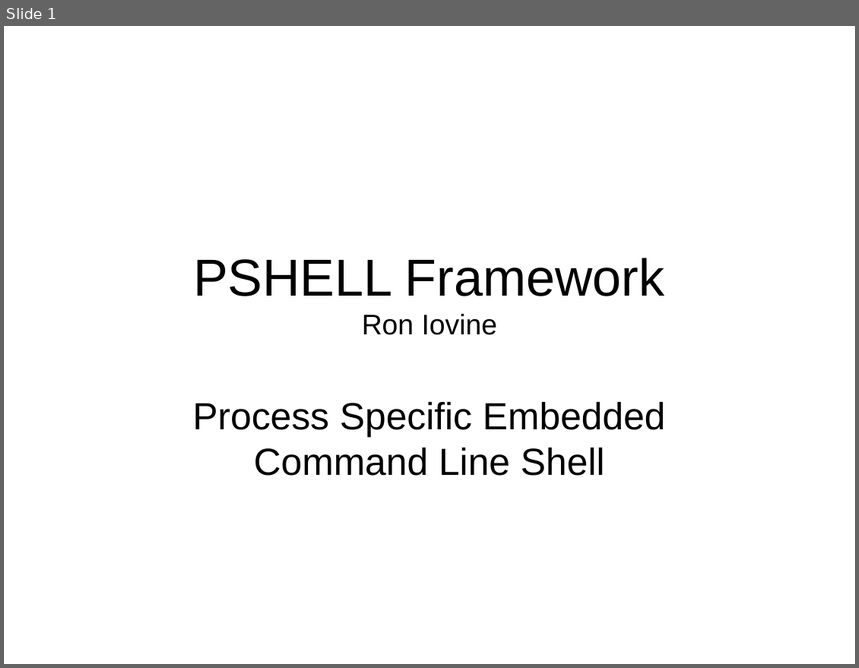
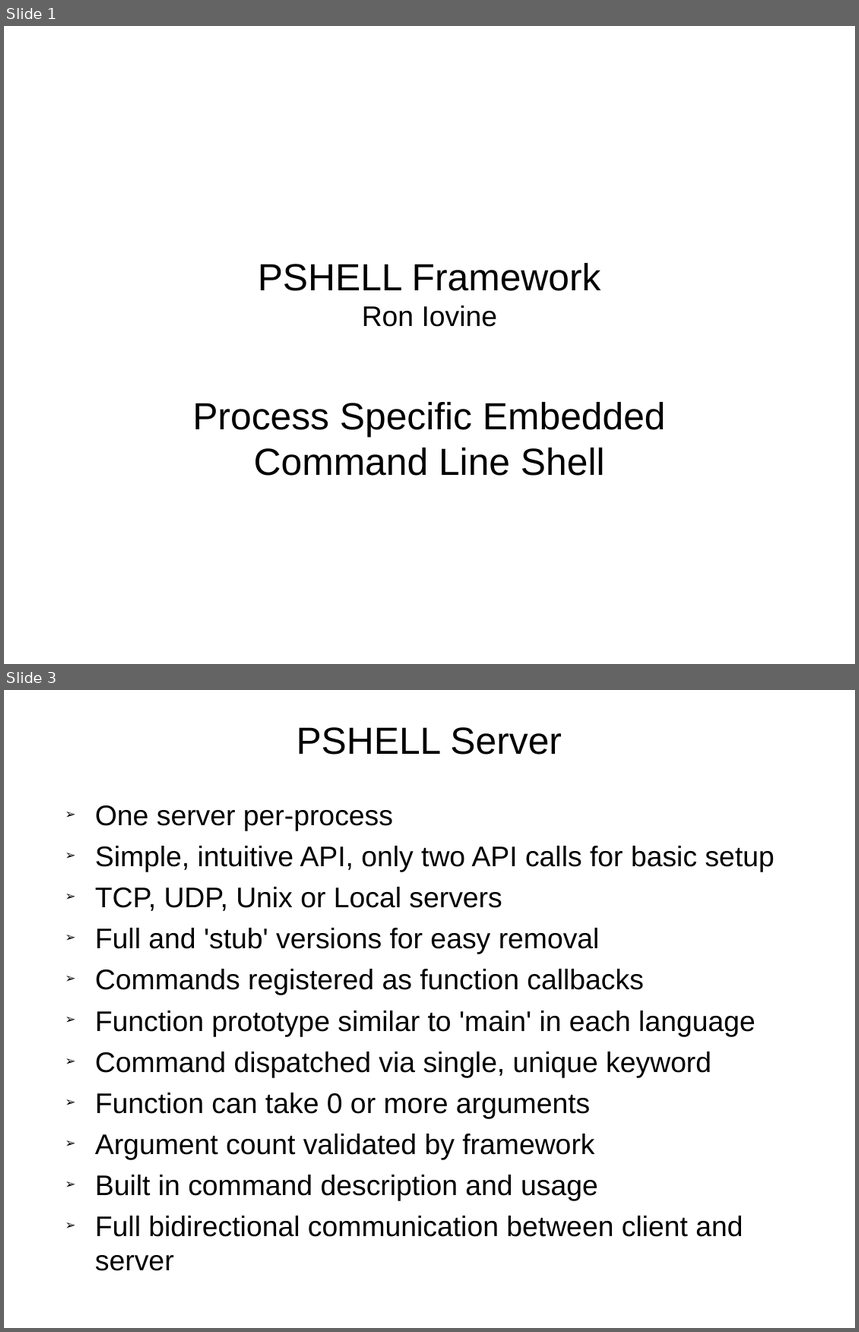
Before and after one commit to RonIovine/pshell, a slide deck: PSHELL-Framework.ppt. Shown one above the other, each under a label of ours: slide 1 before the commit, slides 1 and 3 after it; the slides between them are not shown. The pictures are 859x668 and 859x1332 pixels, drawn with LibreOffice and Linux fonts; fonts in the diff are those of the drawing. Boxes give left, top, right and bottom in pixels: in the first picture for what was removed or moved away, otherwise in the second. Text is boxed around its words. In the diff, an @@ line names an element or a change of style, - is before the commit and + after.

Commit message:
Update PPT and make command line mode help consistent for python client

```diff
--- a/PSHELL-Framework.ppt
+++ b/PSHELL-Framework.ppt
@@ slide 3 added at <box>4,690,855,1328</box>, background #FFFFFF @@
@@ title added at <box>297,727,562,755</box>, 32 pt, text #000000 @@
+PSHELL Server
@@ text added at <box>95,806,775,1271</box>, 24 pt, text #000000 @@
+➢ One server per-process
+➢ Simple, intuitive API, only two API calls for basic setup
+➢ TCP, UDP, Unix or Local servers
+➢ Full and 'stub' versions for easy removal
+➢ Commands registered as function callbacks
+➢ Function prototype similar to 'main' in each language
+➢ Command dispatched via single, unique keyword
+➢ Function can take 0 or more arguments
+➢ Argument count validated by framework
+➢ Built in command description and usage
+➢ Full bidirectional communication between client and server
@@ slide 1 changed as well @@
@@ title "PSHELL Framework Ron Iovine" at <box>258,263,601,327</box>: size 44 to 32 pt in "PSHELL Framework" @@
```
Also in this commit, not shown: 2 other slides changed, 2 other slides added, 2 slides removed, 6 other files.
